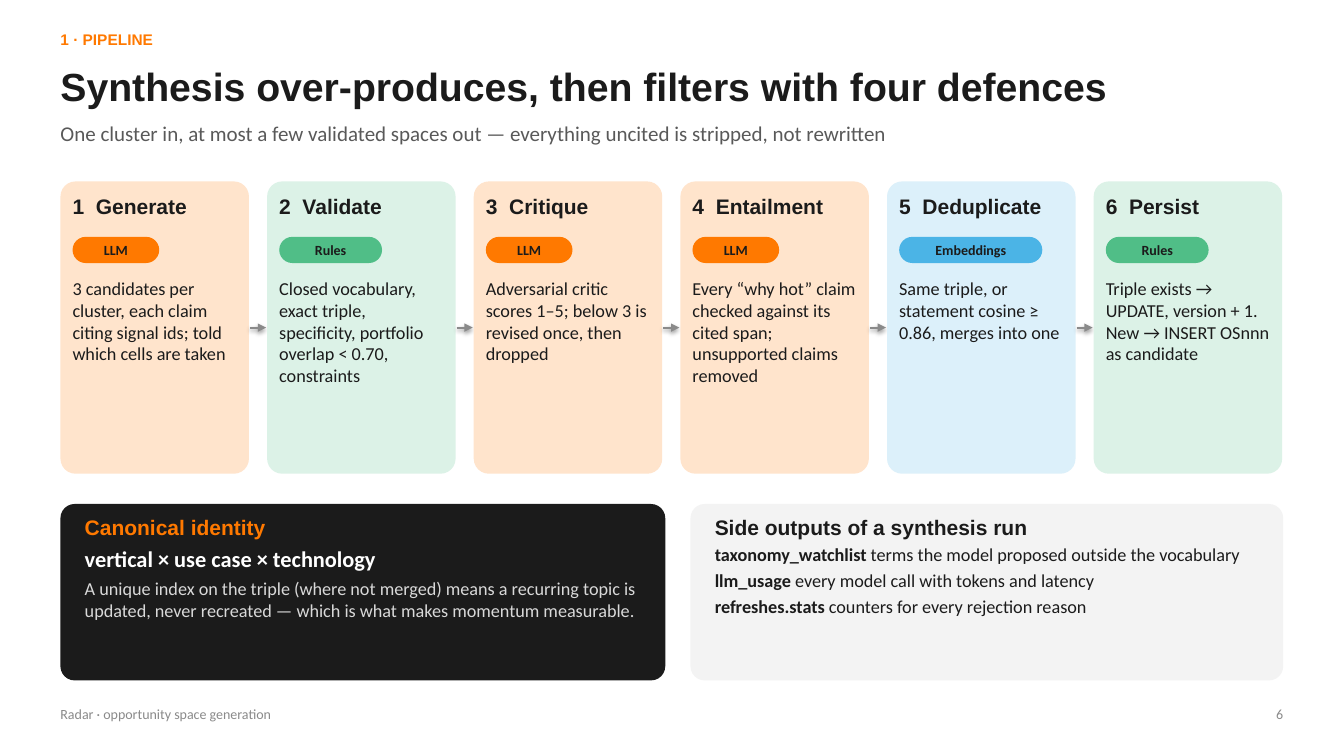
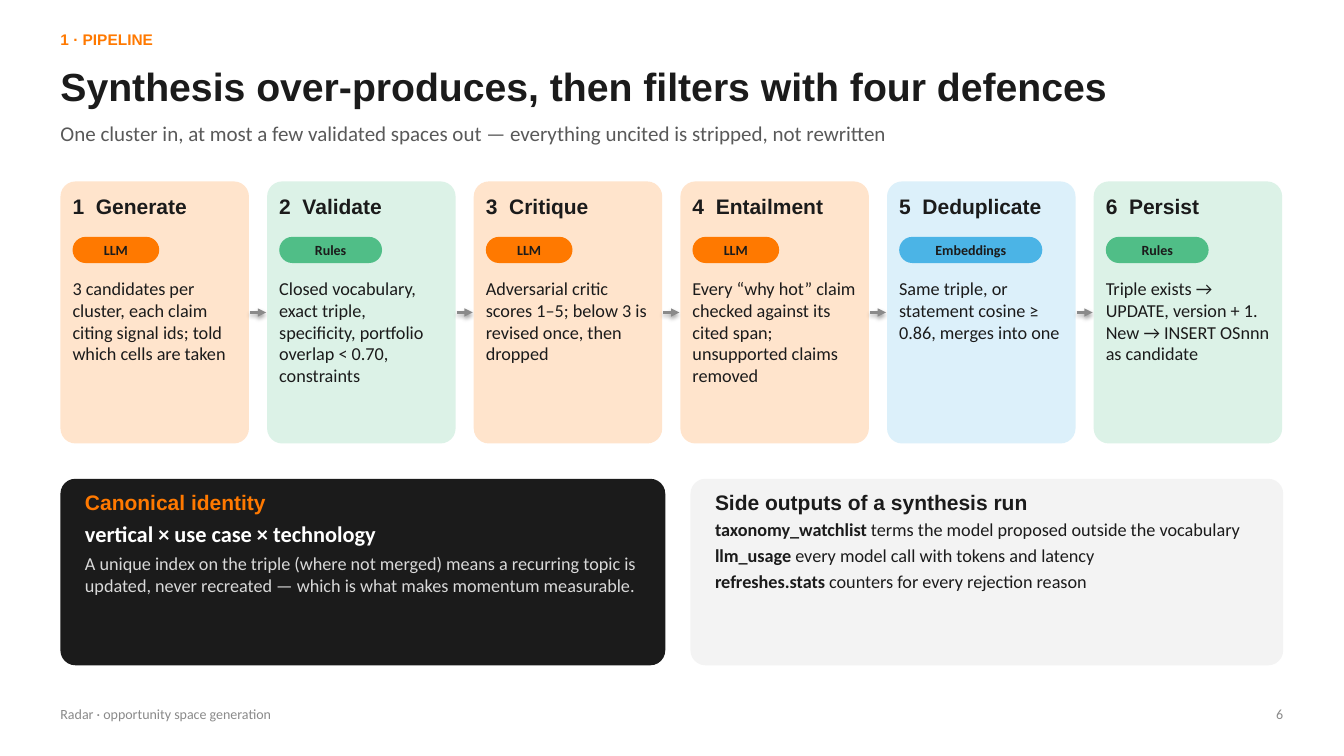
Before and after one commit to stepvda/orange_merge, a slide deck: slide 6 of docs/generation.pptx. Drawn at 1344x756 pixels with LibreOffice and Linux fonts; fonts in the diff are those of the drawing. Boxes give left, top, right and bottom in pixels: in the first picture for what was removed or moved away, otherwise in the second. Text is boxed around its words. In the diff, an @@ line names an element or a change of style, - is before the commit and + after.

```diff
--- a/docs/generation.pptx
+++ b/docs/generation.pptx
@@ rounded rectangle resized from (x1=60, y1=181, x2=249, y2=474) to (x1=60, y1=181, x2=249, y2=444) @@
@@ rounded rectangle resized from (x1=267, y1=181, x2=456, y2=474) to (x1=267, y1=181, x2=456, y2=444) @@
@@ rounded rectangle resized from (x1=474, y1=181, x2=662, y2=474) to (x1=474, y1=181, x2=662, y2=444) @@
@@ rounded rectangle resized from (x1=681, y1=181, x2=869, y2=474) to (x1=681, y1=181, x2=869, y2=444) @@
@@ rounded rectangle resized from (x1=887, y1=181, x2=1076, y2=474) to (x1=887, y1=181, x2=1076, y2=444) @@
@@ rounded rectangle resized from (x1=1094, y1=181, x2=1282, y2=474) to (x1=1094, y1=181, x2=1282, y2=444) @@
@@ 5 arrows moved together from (x1=250, y1=328, x2=1093, y2=328) to (x1=250, y1=313, x2=1093, y2=313) @@
@@ rounded rectangle "Canonical identity" resized from (x1=60, y1=504, x2=665, y2=681) to (x1=60, y1=479, x2=665, y2=665) @@
@@ rounded rectangle "Side outputs of a synthesis ..." resized from (x1=691, y1=504, x2=1284, y2=681) to (x1=691, y1=479, x2=1284, y2=665) @@
```
Also in this commit, not shown: 9 other slides changed, 2 other files.
